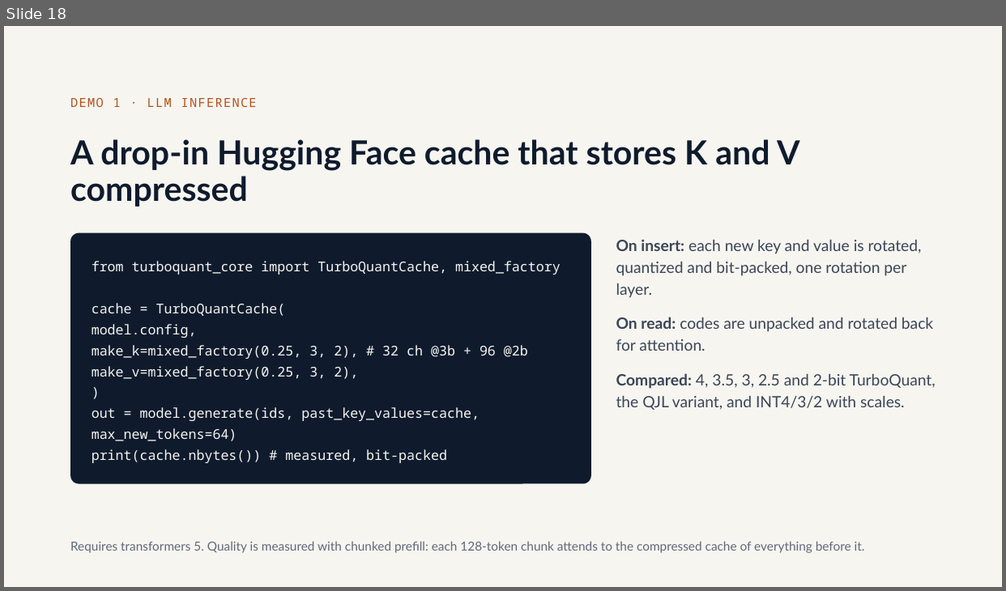
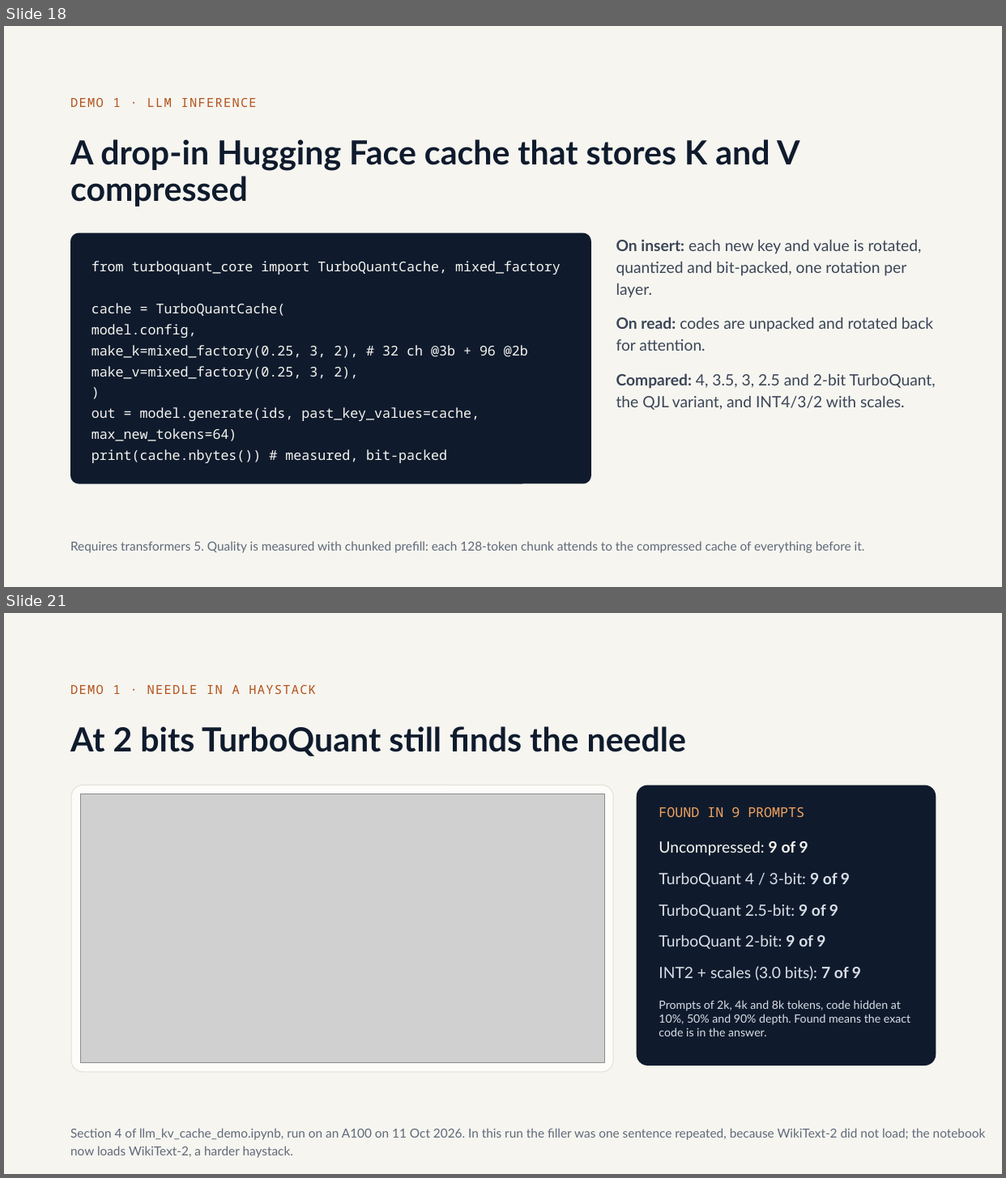
Before and after one commit to olonok69/ML_TurboQuant, a slide deck: docs/TurboQuant.pptx. Shown one above the other, each under a label of ours: slide 18 before the commit, slides 18 and 21 after it; the slides between them are not shown. The pictures are 1006x591 and 1006x1178 pixels, drawn with LibreOffice and Linux fonts; fonts in the diff are those of the drawing; grey boxes stand for pictures. Boxes give left, top, right and bottom in pixels: in the first picture for what was removed or moved away, otherwise in the second. Text is boxed around its words. In the diff, an @@ line names an element or a change of style, - is before the commit and + after.

Commit message:
Bring docs and deck in line with the Colab runs of the two demos
- Notebooks: load WikiText-2 from Salesforce/wikitext, make both run on
  their own (install cells, %%writefile of the current turboquant_core.py),
  correct the model-change explanation and the stale or overstated
  markdown; outputs kept as run.
- build_notebooks.py now exports the two demo notebooks to .py instead of
  overwriting them; .py versions re-exported.
- Deck: Llama-3.1-8B setup, new Demo 1 slides (theory check, needle,
  quality and speed), measured memory, DBpedia results for Demo 2.
- Guides EN/ES, README, handoff and figure 14: Colab results replace the
  sandbox numbers; slide numbers updated.

```diff
--- a/docs/TurboQuant.pptx
+++ b/docs/TurboQuant.pptx
@@ slide 21 added at bbox=[4, 613, 1002, 1174], background #F6F5F0 @@
@@ text added at bbox=[70, 685, 316, 694], 12 pt, text #B4521A @@
+DEMO 1 · NEEDLE IN A HAYSTACK
@@ title added at bbox=[70, 726, 686, 756], 32 pt, text #0F1B2D, bold @@
+At 2 bits TurboQuant still finds the needle
@@ rounded rectangle added at bbox=[71, 786, 613, 1072], fill #FDFCF9, outline #E2DFD6 0.75 pt @@
@@ picture added at bbox=[80, 794, 604, 1063] @@
@@ rounded rectangle added at bbox=[637, 786, 936, 1066], fill #0F1B2D @@
@@ text added at bbox=[658, 807, 804, 817], 13 pt, text #F2A35E @@
+FOUND IN 9 PROMPTS
@@ text added at bbox=[658, 841, 808, 856], 15 pt, text #F6F5F0 @@
+Uncompressed: 9 of 9
@@ text added at bbox=[658, 873, 850, 887], 15 pt, text #D9DEE6 @@
+TurboQuant 4 / 3-bit: 9 of 9
@@ text added at bbox=[658, 905, 838, 918], 15 pt, text #D9DEE6 @@
+TurboQuant 2.5-bit: 9 of 9
@@ text added at bbox=[658, 935, 825, 949], 15 pt, text #D9DEE6 @@
+TurboQuant 2-bit: 9 of 9
@@ text added at bbox=[658, 966, 861, 981], 15 pt, text #D9DEE6 @@
+INT2 + scales (3.0 bits): 7 of 9
@@ text added at bbox=[658, 1000, 910, 1037], 11 pt, text #D9DEE6 @@
+Prompts of 2k, 4k and 8k tokens, code hidden at 10%, 50% and 90% depth. Found means the exact code is in the answer.
@@ text added at bbox=[70, 1128, 986, 1158], 12 pt, text #5F6979 @@
+Section 4 of llm_kv_cache_demo.ipynb, run on an A100 on 11 Oct 2026. In this run the filler was one sentence repeated, because WikiText-2 did not load; the notebook now loads WikiText-2, a harder haystack.
```
Also in this commit, not shown: 5 slides changed, 2 other slides added, 12 other files.
